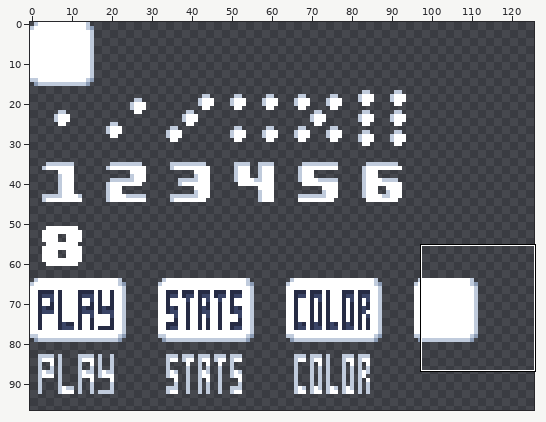
Pixel-art file -- DiceGameAseprite.aseprite. The picture above shows the old version from afar; the outline marks the close-up.
Close-up. Before the edit:
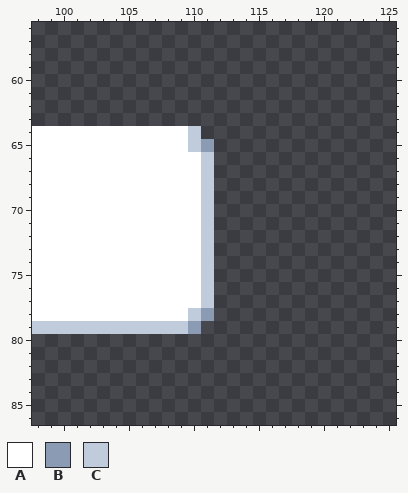
128x128 pixels, 1 frame. Shown: x 98..125, y 56..86. The wide view leaves out empty margins.
Visible layers, top first: "Layer 2", "Layer 1".
Palette (. is transparent): A #ffffff  B #8b9bb4  C #c0cbdc
Pixels before, first column x 98:
64 AAAAAAAAAAAAC.
65 AAAAAAAAAAAACB
66 AAAAAAAAAAAAAC
67 AAAAAAAAAAAAAC
68 AAAAAAAAAAAAAC
69 AAAAAAAAAAAAAC
70 AAAAAAAAAAAAAC
71 AAAAAAAAAAAAAC
72 AAAAAAAAAAAAAC
73 AAAAAAAAAAAAAC
74 AAAAAAAAAAAAAC
75 AAAAAAAAAAAAAC
76 AAAAAAAAAAAAAC
77 AAAAAAAAAAAAAC
78 AAAAAAAAAAAACB
79 CCCCCCCCCCCCB.
After:
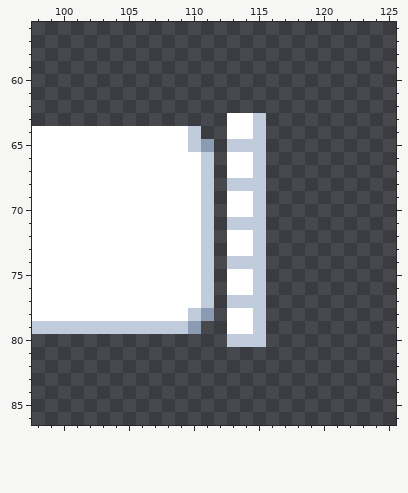
What changed:
Changed rows in their new state; - is an unchanged pixel.
Layer "Layer 1":
first column x 113:
63 AAC
64 AAC
65 CCC
66 AAC
67 AAC
68 CCC
69 AAC
70 AAC
71 CCC
72 AAC
73 AAC
74 CCC
75 AAC
76 AAC
77 CCC
78 AAC
79 AAC
80 CCC
Where, in picture pixels (left, top, right, bottom), the same in both close-ups:
added: (227, 113, 266, 347)
